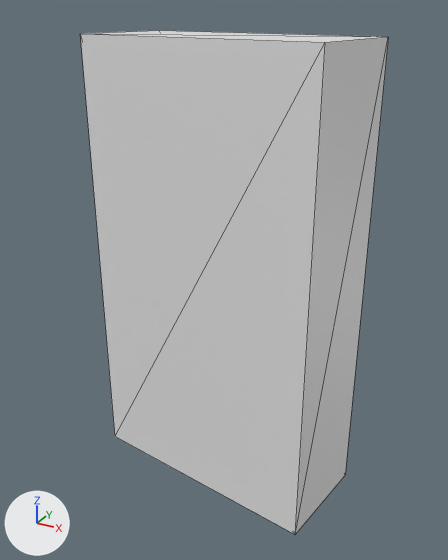
A saved change to the FBX model OIK004-Balmora/assets/3d/BalmoraDummyURB.fbx.
Camera for both pictures: a 50 mm lens placed at (43.3, -62.5, 60.0), pointed at (7.5, 2.7, 27.5). Every picture has the same lights, and +X, +Y and +Z are marked at lower left. The older version comes first. Mesh edges are drawn as thin lines. Materials are left out; every surface is plain grey.

Script lines for the objects in view, before the commit:
```python
me_scene = bpy.data.meshes.new('Scene')
me_scene.from_pydata(...)  # a box spanning x -50.0..50.0, y -50.0..50.0, z -50.0..50.0
me_scene.materials.append(mat_defaulthdmaterial)
ob_cube = bpy.data.objects.new('Cube', me_scene)
ob_cube.parent = ob_balmoradummyurb
ob_cube.location = (747.3, 2797.0, -306.0)
ob_cube.rotation_euler = (0.0, -0.145, 0.0)  # degrees (0, -8.3, 0)
ob_cube.scale = (32.7, 58.5, 13.7)
```
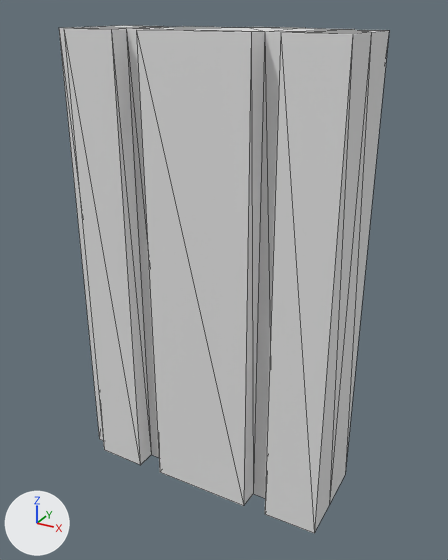
What differs and where, as boxes (x1, y1, x2, y2) in the pictures (448 x 560 px):
'Cube', reshaped, moved, turned, rescaled: before (80, 31, 388, 534); after (59, 25, 389, 533)

Patch to the scene script:
```diff
--- a/OIK004-Balmora/assets/3d/BalmoraDummyURB.fbx.py
+++ b/OIK004-Balmora/assets/3d/BalmoraDummyURB.fbx.py
@@ me_scene @@
 # used by ob_cube; parent = ob_balmoradummyurb; location = (747.3, 2797.0, -306.0); rotation_euler = (0.0, -0.145, 0.0), in degrees (0, -8.3, 0); scale = (32.7, 58.5, 13.7)
-me_scene.from_pydata(...)  # 8 vertices, 12 faces; spans x -50.0..50.0, y -50.0..50.0, z -50.0..50.0
+me_scene.from_pydata(...)  # 54 vertices, 79 faces; spans x -3543.7..0.0, y 0.0..5788.8, z -1084.9..559.5
+# me_scene part 1: the whole mesh is rebuilt
@@ ob_cube @@
 ob_cube.parent = ob_balmoradummyurb
-ob_cube.location = (747.3, 2797.0, -306.0)
-ob_cube.rotation_euler = (0.0, -0.145, 0.0)  # degrees (0, -8.3, 0)
-ob_cube.scale = (32.7, 58.5, 13.7)
+ob_cube.location = (2505.0, 0.0, 42.09)
```
